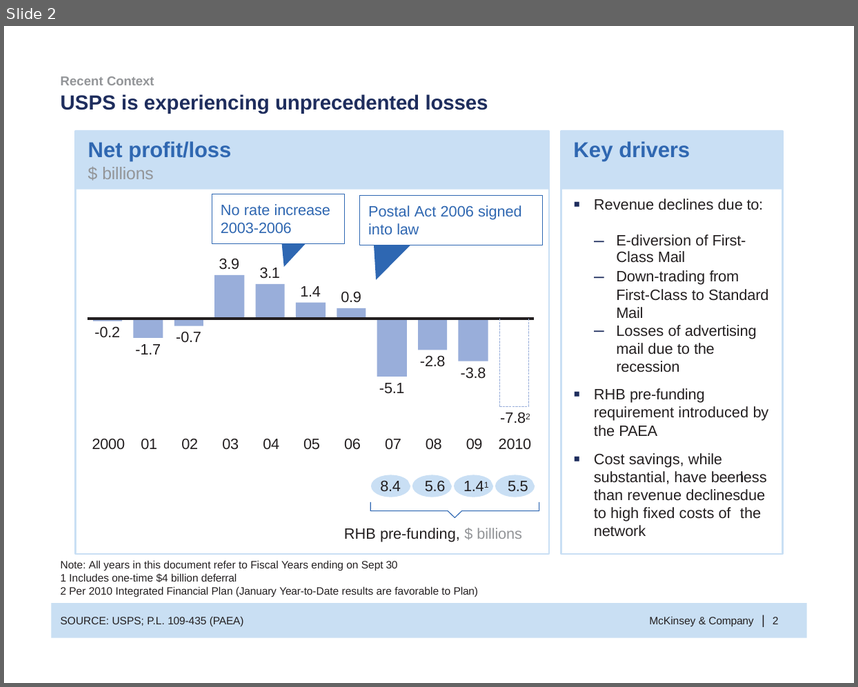
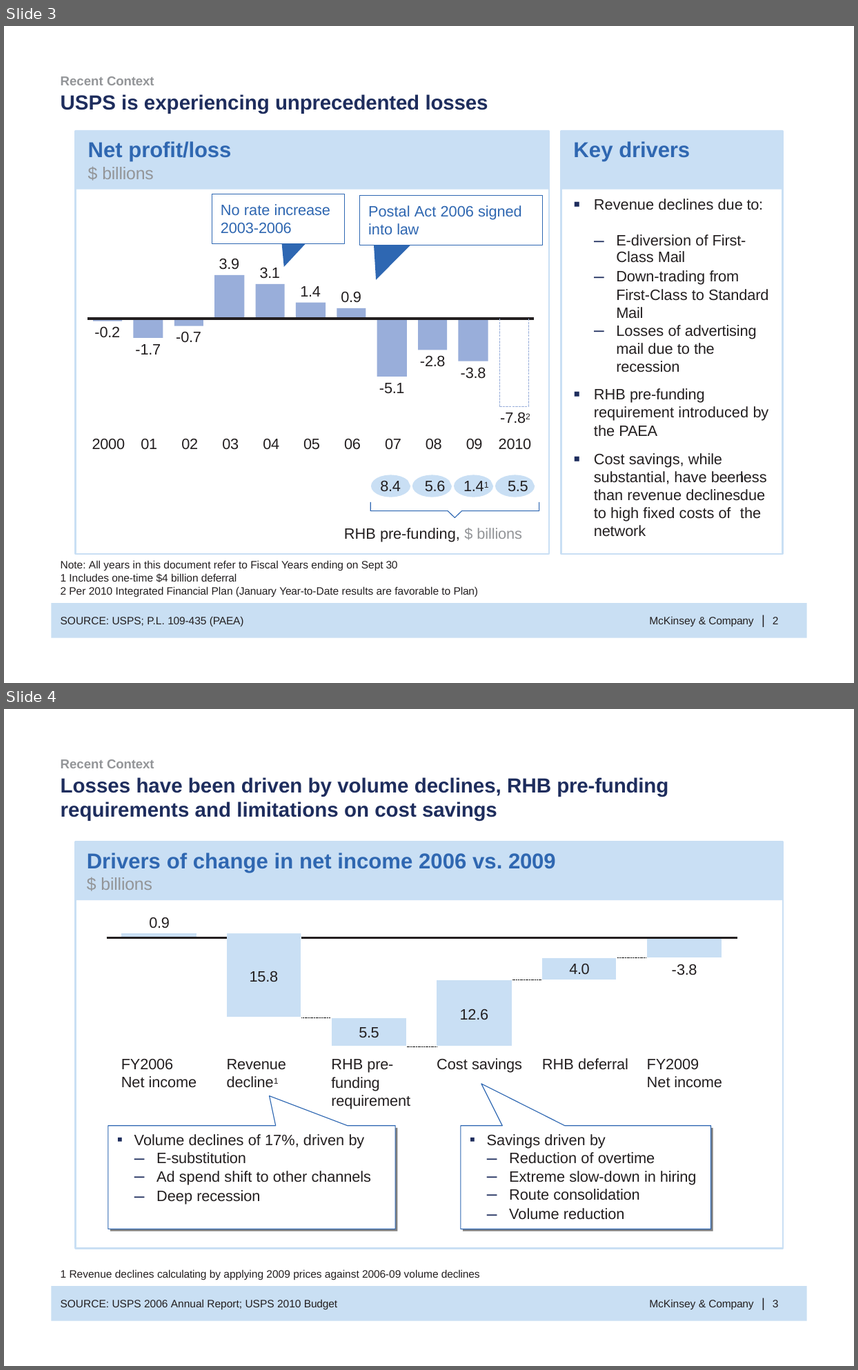
Before and after one commit to huytrnq/pptxsanitizer, a slide deck: data/test.pptx. Shown one above the other, each under a label of ours: slide 2 before the commit, slides 3 and 4 after it. The pictures are 858x687 and 858x1370 pixels, drawn with LibreOffice and Linux fonts; fonts in the diff are those of the drawing. Boxes give left, top, right and bottom in pixels: in the first picture for what was removed or moved away, otherwise in the second. Text is boxed around its words. In the diff, an @@ line names an element or a change of style, - is before the commit and + after.

```diff
--- a/data/test.pptx
+++ b/data/test.pptx
@@ slide 4 added at (x1=4, y1=709, x2=854, y2=1366), background #FFFFFF; not listed: 1 template element that a slide beside it also shows @@
@@ text added at (x1=61, y1=759, x2=154, y2=768), 12 pt, text #939598, bold @@
+Recent Context
@@ title added at (x1=61, y1=777, x2=668, y2=821), 19 pt, text #1E2D5D, bold @@
+Losses have been driven by volume declines, RHB pre-funding requirements and limitations on cost savings
@@ text added at (x1=87, y1=853, x2=555, y2=928), 20 pt, text #2F67B1, bold @@
+Drivers of change in net income 2006 vs. 2009
+$ billions
+0.9
@@ group added at (x1=76, y1=842, x2=784, y2=1046): 18 freeform shapes @@
@@ text added at (x1=250, y1=971, x2=279, y2=982), 14 pt, text #231F20 @@
+15.8
@@ text added at (x1=569, y1=964, x2=590, y2=975), 14 pt, text #231F20 @@
+4.0
@@ text added at (x1=672, y1=964, x2=697, y2=975), 14 pt, text #231F20 @@
+-3.8
@@ text added at (x1=460, y1=1009, x2=489, y2=1020), 14 pt, text #231F20 @@
+12.6
@@ text added at (x1=359, y1=1027, x2=379, y2=1038), 14 pt, text #231F20 @@
+5.5
@@ text added at (x1=121, y1=1058, x2=197, y2=1088), 14 pt, text #231F20 @@
+FY2006
+Net income
@@ text added at (x1=227, y1=1059, x2=286, y2=1070), 14 pt, text #231F20 @@
+Revenue decline1
@@ text added at (x1=331, y1=1059, x2=410, y2=1109), 14 pt, text #231F20 @@
+RHB pre- funding requirement
@@ text added at (x1=437, y1=1058, x2=522, y2=1073), 14 pt, text #231F20 @@
+Cost savings
@@ text added at (x1=542, y1=1058, x2=628, y2=1070), 14 pt, text #231F20 @@
+RHB deferral
@@ text added at (x1=647, y1=1059, x2=722, y2=1088), 14 pt, text #231F20 @@
+FY2009
+Net income
@@ group added at (x1=76, y1=842, x2=784, y2=1249): 4 freeform shapes @@
@@ freeform shape added at (x1=461, y1=1084, x2=711, y2=1229), fill #FFFFFF @@
@@ freeform shape added at (x1=461, y1=1084, x2=711, y2=1229), outline #2E67B2 0.75 pt @@
@@ freeform shape added at (x1=463, y1=1086, x2=713, y2=1231), fill #808080 @@
@@ text added at (x1=134, y1=1134, x2=371, y2=1204), 14 pt, text #231F20 @@
+▪ Volume declines of 17%, driven by
+  – E-substitution
+  – Ad spend shift to other channels
+  – Deep recession
@@ text added at (x1=487, y1=1134, x2=697, y2=1220), 14 pt, text #231F20 @@
+▪ Savings driven by
+  – Reduction of overtime
+  – Extreme slow-down in hiring
+  – Route consolidation
+  – Volume reduction
@@ text added at (x1=61, y1=1269, x2=480, y2=1280), 10 pt, text #231F20 @@
+1 Revenue declines calculating by applying 2009 prices against 2006-09 volume declines
@@ text added at (x1=61, y1=1299, x2=337, y2=1310), 10 pt, text #231F20 @@
+SOURCE: USPS 2006 Annual Report; USPS 2010 Budget
@@ text added at (x1=649, y1=1299, x2=753, y2=1310), 10 pt, text #231F20 @@
+McKinsey & Company
@@ text added at (x1=760, y1=1293, x2=766, y2=1313), 12 pt, text #231F20 @@
+|
@@ text added at (x1=773, y1=1300, x2=779, y2=1307), 10 pt, text #231F20 @@
+3
@@ what was slide 2 is now slide 3 @@
```
Also in this commit, not shown: 1 other slide added, 11 other files.
